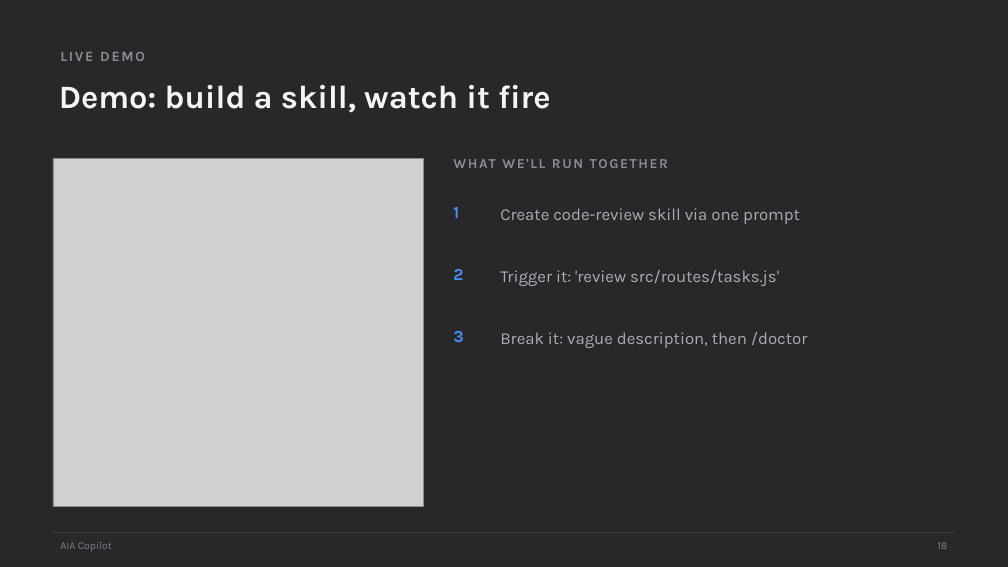
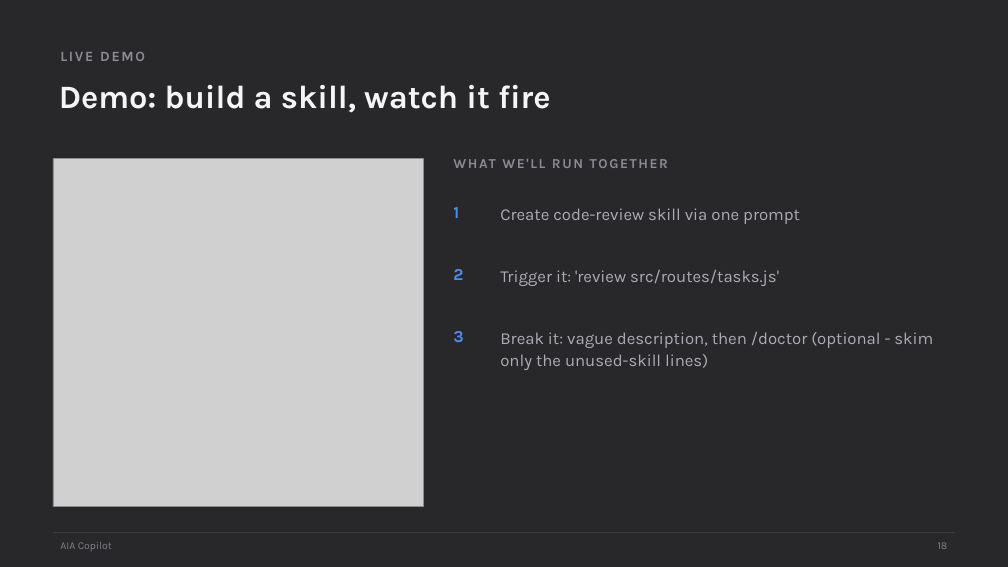
Before and after one commit to scottrhay/AIA-ClaudeCopilot, a slide deck: slide 18 of claude-code-3day/slides/Day2_Claude_Code_Extensions.pptx. Drawn at 1008x567 pixels with LibreOffice and Linux fonts; fonts in the diff are those of the drawing; grey boxes stand for pictures. Boxes give left, top, right and bottom in pixels: in the first picture for what was removed or moved away, otherwise in the second. Text is boxed around its words. In the diff, an @@ line names an element or a change of style, - is before the commit and + after.

```diff
--- a/claude-code-3day/slides/Day2_Claude_Code_Extensions.pptx
+++ b/claude-code-3day/slides/Day2_Claude_Code_Extensions.pptx
@@ text at (500,332,933,370): text changed @@
-Break it: vague description, then /doctor
+Break it: vague description, then /doctor (optional - skim only the unused-skill lines)
```
Also in this commit, not shown: 1 other slide changed, 1 other file.
